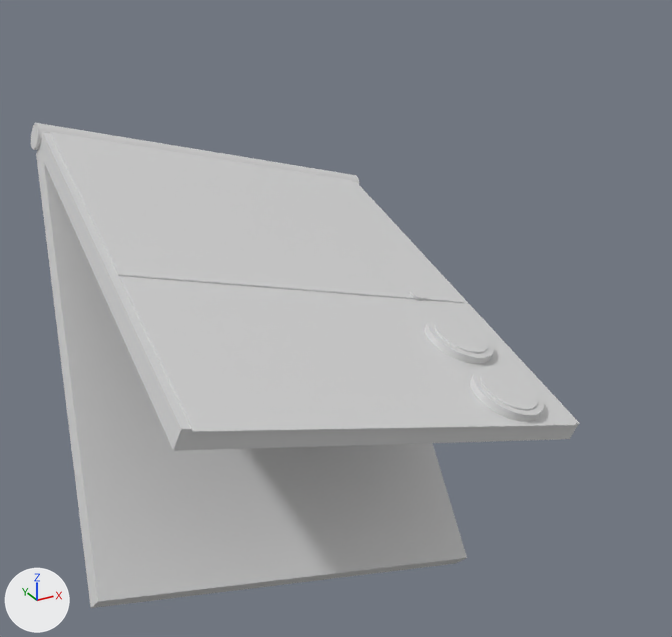
One commit to the glTF model models/phone-white.glb: the scene before it, then after it.
Camera for both pictures: a 50 mm lens placed at (0.134, -2.66, -3.839), pointed at (1.156, -0.801, -4.769). The axes (+X, +Y, +Z) are drawn at lower left. The lights are the same throughout. The picture after the commit comes second.

Names of what the first picture shows: 'P01_front_shell_thickness_INFERRED', 'P02_upper_finish_not_hinge', 'P03_lower_finish_boundary_not_hinge', 'P04_rear_leaf_unseen_geometry_INFERRED', 'P05_top_hinge_axis_INFERRED', 'P06_lens1_rim', 'P06_lens2_rim', 'P07_lens1_glass', 'P07_lens2_glass' and 1 more.
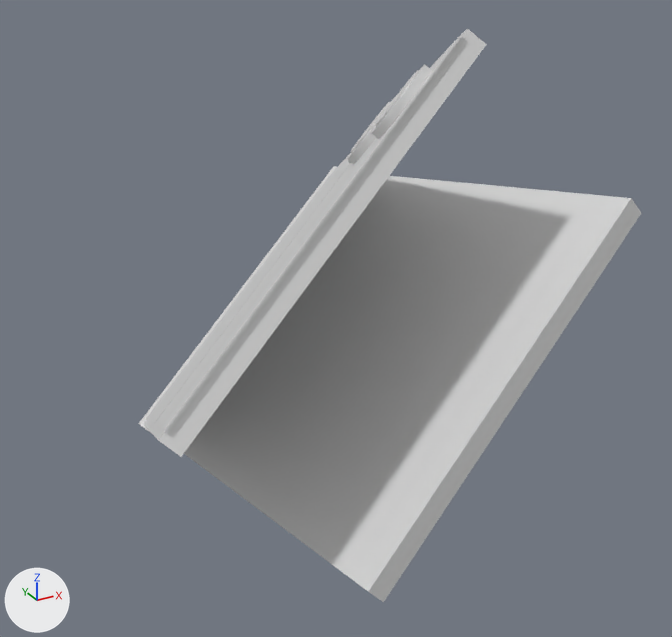
Scene script edits in JSON lines:
```json
{"op": "set", "path": "ob_p01_front_shell_thickness_inferred.location", "old": "(1.08, -0.702, -4.672)", "new": "(1.065, -0.673, -4.673)"}
{"op": "set", "path": "ob_p01_front_shell_thickness_inferred.rotation_euler", "old": "(0.261, 0.27, 0.022)", "new": "(-0.656, -0.702, 0.213)", "note": "degrees (15, 15, 1.3) -> degrees (-38, -40, 12)"}
{"op": "set", "path": "ob_p02_upper_finish_not_hinge.location", "old": "(1.098, -0.482, -4.589)", "new": "(1.1, -0.459, -4.767)"}
{"op": "set", "path": "ob_p02_upper_finish_not_hinge.rotation_euler", "old": "(0.261, 0.27, 0.022)", "new": "(-0.656, -0.702, 0.213)", "note": "degrees (15, 15, 1.3) -> degrees (-38, -40, 12)"}
{"op": "set", "path": "ob_p03_lower_finish_boundary_not_hinge.location", "old": "(1.069, -1.062, -4.738)", "new": "(0.97, -0.974, -4.487)"}
{"op": "set", "path": "ob_p03_lower_finish_boundary_not_hinge.rotation_euler", "old": "(0.261, 0.27, 0.022)", "new": "(-0.656, -0.702, 0.213)", "note": "degrees (15, 15, 1.3) -> degrees (-38, -40, 12)"}
{"op": "set", "path": "ob_p04_rear_leaf_unseen_geometry_inferred.location", "old": "(1.008, -0.604, -4.92)", "new": "(1.237, -0.749, -4.853)"}
{"op": "set", "path": "ob_p04_rear_leaf_unseen_geometry_inferred.rotation_euler", "old": "(0.697, 0.27, 0.022)", "new": "(-0.22, -0.702, 0.213)", "note": "degrees (40, 15, 1.3) -> degrees (-13, -40, 12)"}
{"op": "set", "path": "ob_p05_top_hinge_axis_inferred.location", "old": "(1.108, -0.122, -4.523)", "new": "(1.196, -0.159, -4.952)"}
{"op": "set", "path": "ob_p05_top_hinge_axis_inferred.rotation_euler", "old": "(-0.75, 1.944, -0.763)", "new": "(-0.625, 0.65, -0.659)", "note": "degrees (-43, 111, -44) -> degrees (-36, 37, -38)"}
{"op": "set", "path": "ob_p06_lens1_rim.location", "old": "(1.393, -0.995, -4.801)", "new": "(1.224, -0.86, -4.298)"}
{"op": "set", "path": "ob_p06_lens1_rim.rotation_euler", "old": "(0.261, 0.27, 0.022)", "new": "(-0.656, -0.702, 0.213)", "note": "degrees (15, 15, 1.3) -> degrees (-38, -40, 12)"}
{"op": "set", "path": "ob_p07_lens1_glass.location", "old": "(1.396, -0.998, -4.79)", "new": "(1.216, -0.854, -4.291)"}
{"op": "set", "path": "ob_p07_lens1_glass.rotation_euler", "old": "(0.261, 0.27, 0.022)", "new": "(-0.656, -0.702, 0.213)", "note": "degrees (15, 15, 1.3) -> degrees (-38, -40, 12)"}
{"op": "set", "path": "ob_p06_lens2_rim.location", "old": "(1.383, -1.198, -4.853)", "new": "(1.178, -1.04, -4.201)"}
{"op": "set", "path": "ob_p06_lens2_rim.rotation_euler", "old": "(0.261, 0.27, 0.022)", "new": "(-0.656, -0.702, 0.213)", "note": "degrees (15, 15, 1.3) -> degrees (-38, -40, 12)"}
{"op": "set", "path": "ob_p07_lens2_glass.location", "old": "(1.386, -1.201, -4.842)", "new": "(1.171, -1.034, -4.193)"}
{"op": "set", "path": "ob_p07_lens2_glass.rotation_euler", "old": "(0.261, 0.27, 0.022)", "new": "(-0.656, -0.702, 0.213)", "note": "degrees (15, 15, 1.3) -> degrees (-38, -40, 12)"}
```

Where the change shows, as pixel boxes [x1, y1, x2, y2] in the pictures (672 x 637 px):
```json
{"object": "P04_rear_leaf_unseen_geometry_INFERRED", "change": "moved, turned", "before": [36, 150, 467, 608], "after": [184, 176, 641, 602]}
{"object": "P03_lower_finish_boundary_not_hinge", "change": "moved, turned", "before": [120, 277, 576, 433], "after": [155, 33, 464, 431]}
{"object": "P02_upper_finish_not_hinge", "change": "moved, turned", "before": [50, 132, 464, 303], "after": [147, 154, 350, 423]}
{"object": "P01_front_shell_thickness_INFERRED", "change": "moved, turned", "before": [38, 132, 579, 451], "after": [143, 28, 487, 457]}
{"object": "P05_top_hinge_axis_INFERRED", "change": "moved, turned", "before": [31, 123, 359, 184], "after": [139, 166, 337, 433]}
{"object": "P06_lens2_rim", "change": "moved, turned", "before": [470, 367, 544, 422], "after": [371, 65, 432, 139]}
{"object": "P07_lens2_glass", "change": "moved, turned", "before": [480, 370, 538, 410], "after": [375, 70, 419, 127]}
{"object": "P07_lens1_glass", "change": "moved, turned", "before": [434, 318, 488, 353], "after": [350, 102, 390, 153]}
{"object": "P06_lens1_rim", "change": "moved, turned", "before": [425, 315, 494, 364], "after": [347, 97, 395, 164]}
```
